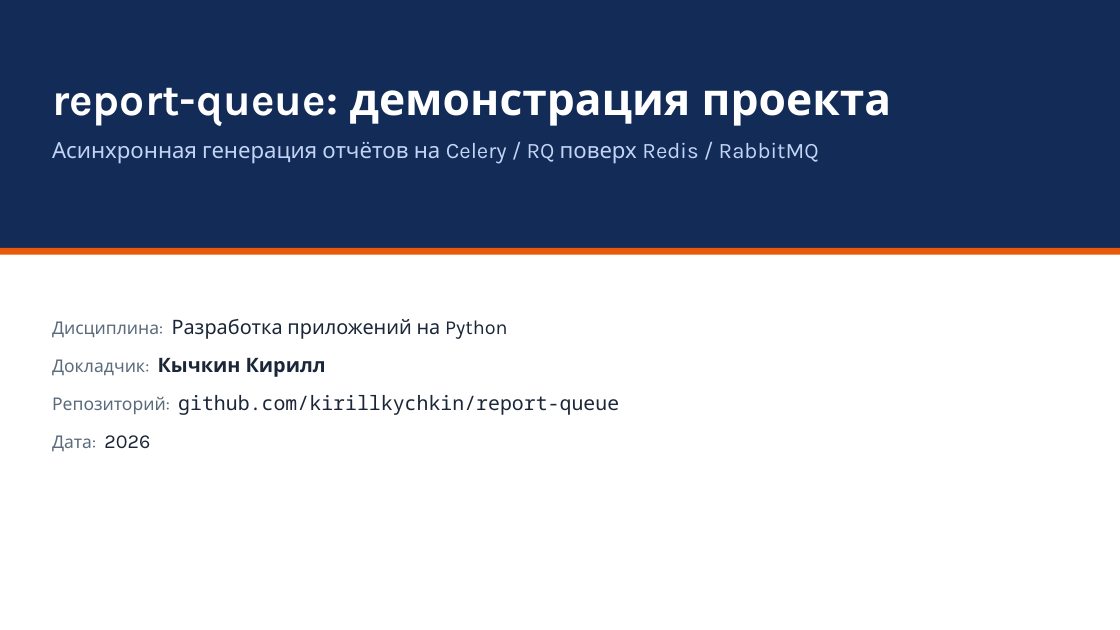
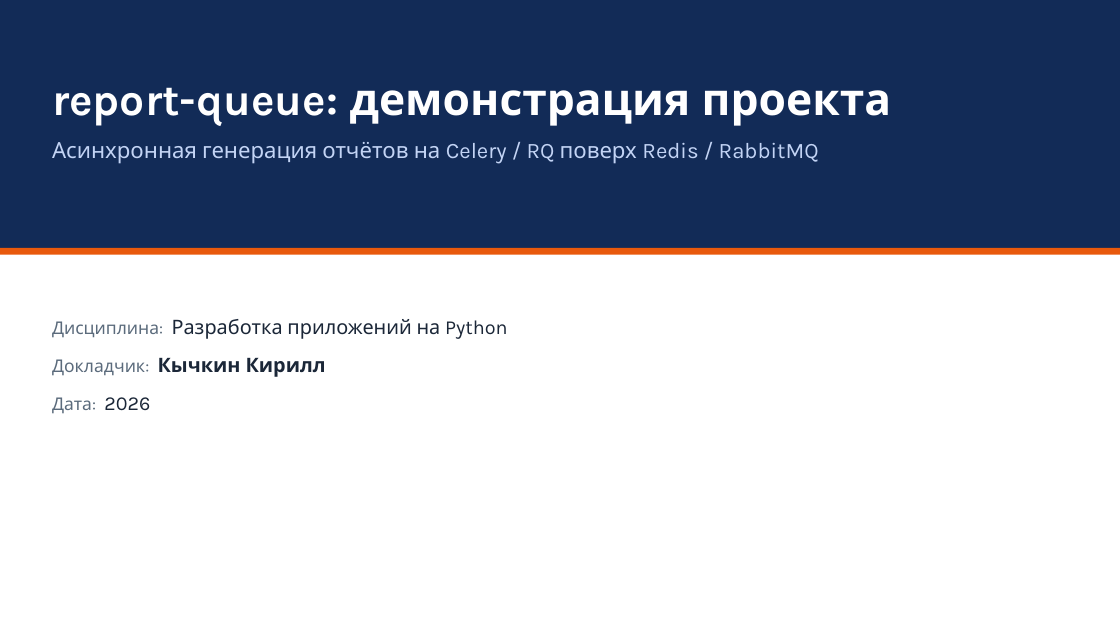
Before and after one commit to kirillkychkin/report-queue, a slide deck: slide 1 of slides/project.pptx. Drawn at 1120x630 pixels with LibreOffice and Linux fonts; fonts in the diff are those of the drawing. Boxes give left, top, right and bottom in pixels: in the first picture for what was removed or moved away, otherwise in the second. Text is boxed around its words. In the diff, an @@ line names an element or a change of style, - is before the commit and + after.

```diff
--- a/slides/project.pptx
+++ b/slides/project.pptx
@@ text at (52,395,619,415): paragraph removed @@
-Репозиторий: github.com/kirillkychkin/report-queue
```
Also in this commit, not shown: 1 other slide changed, 3 other files.
